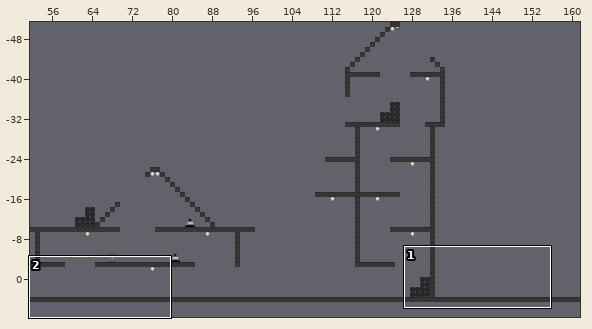
One commit to this Tiled map: SciFiSynthesize/assets/images/level2.tmx. The first picture is a wide view before the edit; the outline marks the close-up.
Close-up. Before the edit:
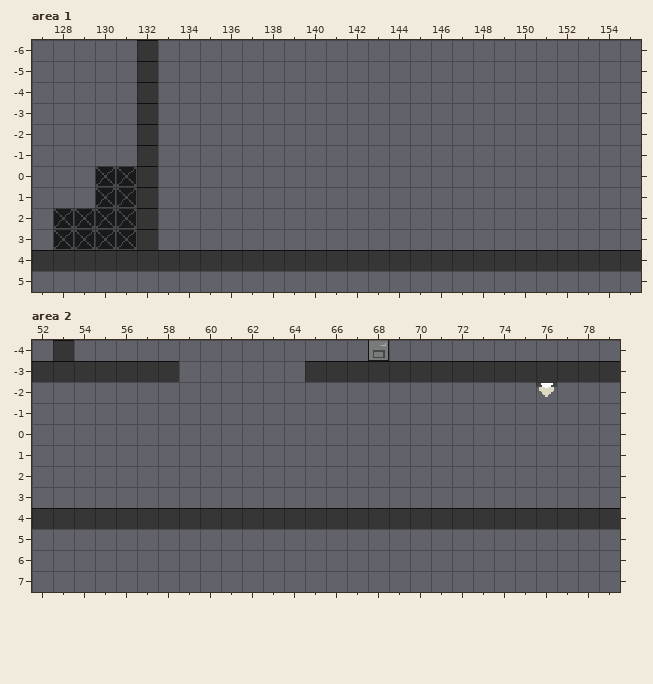
Cells are 14x14 px. Shown: area 1 x 127..155, y -6..5; area 2 x 52..79, y -4..7. The commit also changed other parts of the map, which this record leaves out.
After the commit:
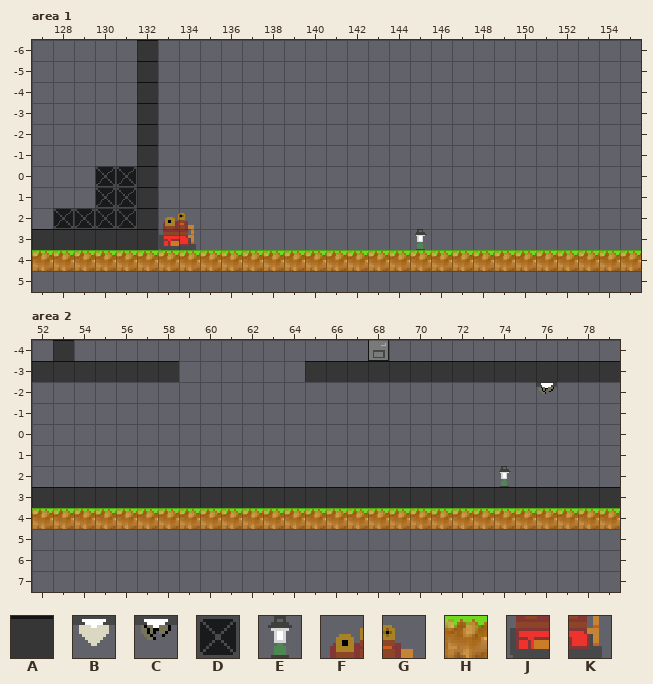
Key: from "Tile Sets 1": A 2, B 4, C 6, D 21; from "Tile Sets 2": E 0, F 4, G 5, H 16, J 18, K 19.
_ is an empty cell.
Tiles of an added or newly shown layer are drawn over the layers below it.
The author wrote: Remake level 2 map, add Tile Set 2 Used both resources form tile set 1 and tile set 2 in the map of level 2
The exact change:
{"where": "layer \"Boxes\", area 1"}
{"y":3,"x":128,"old":"DDDD","new":"____"}
{"where": "layer \"DecorationSet2\" (added), area 1"}
{"y":2,"x":133,"old":"__","new":"FG"}
{"y":3,"x":133,"old":"__","new":"JK"}
{"y":3,"x":145,"old":"_","new":"E"}
{"where": "layer \"Ground\", area 1"}
{"y":3,"x":127,"old":"_____","new":"AAAAA"}
{"y":4,"x":127,"old":"AAAAAAAAAAAAAAAAAAAAAAAAAAAAA","new":"HHHHHHHHHHHHHHHHHHHHHHHHHHHHH"}
{"where": "layer \"DecorationSet1\", area 2"}
{"y":-2,"x":76,"old":"B","new":"C"}
{"where": "layer \"DecorationSet2\" (added), area 2"}
{"y":2,"x":74,"old":"_","new":"E"}
{"where": "layer \"Ground\", area 2"}
{"y":3,"x":52,"old":"____________________________","new":"AAAAAAAAAAAAAAAAAAAAAAAAAAAA"}
{"y":4,"x":52,"old":"AAAAAAAAAAAAAAAAAAAAAAAAAAAA","new":"HHHHHHHHHHHHHHHHHHHHHHHHHHHH"}
{"label":"changed","picture_box":[32,213,641,271]}
{"label":"changed","picture_box":[539,387,554,397]}
{"label":"changed","picture_box":[32,466,620,529]}
